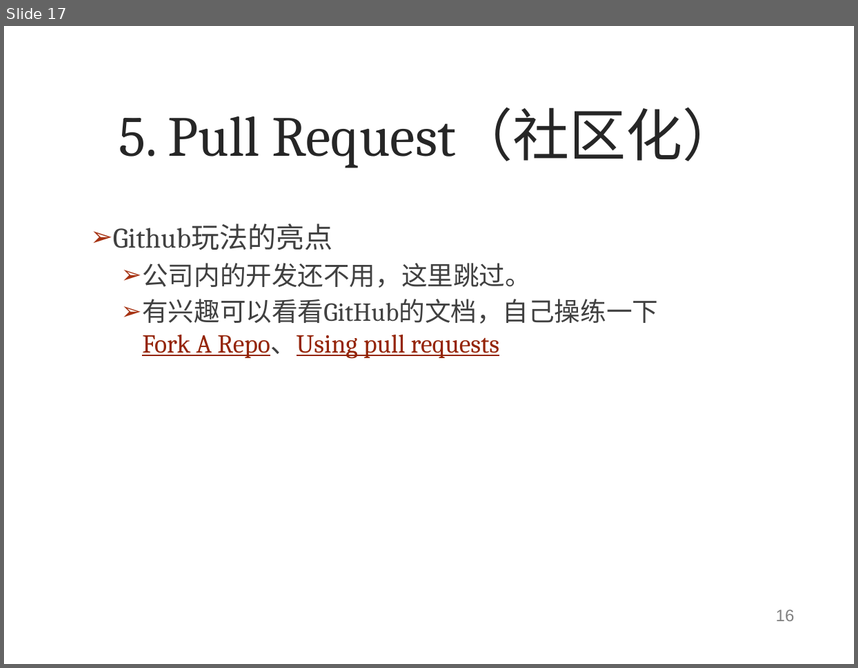
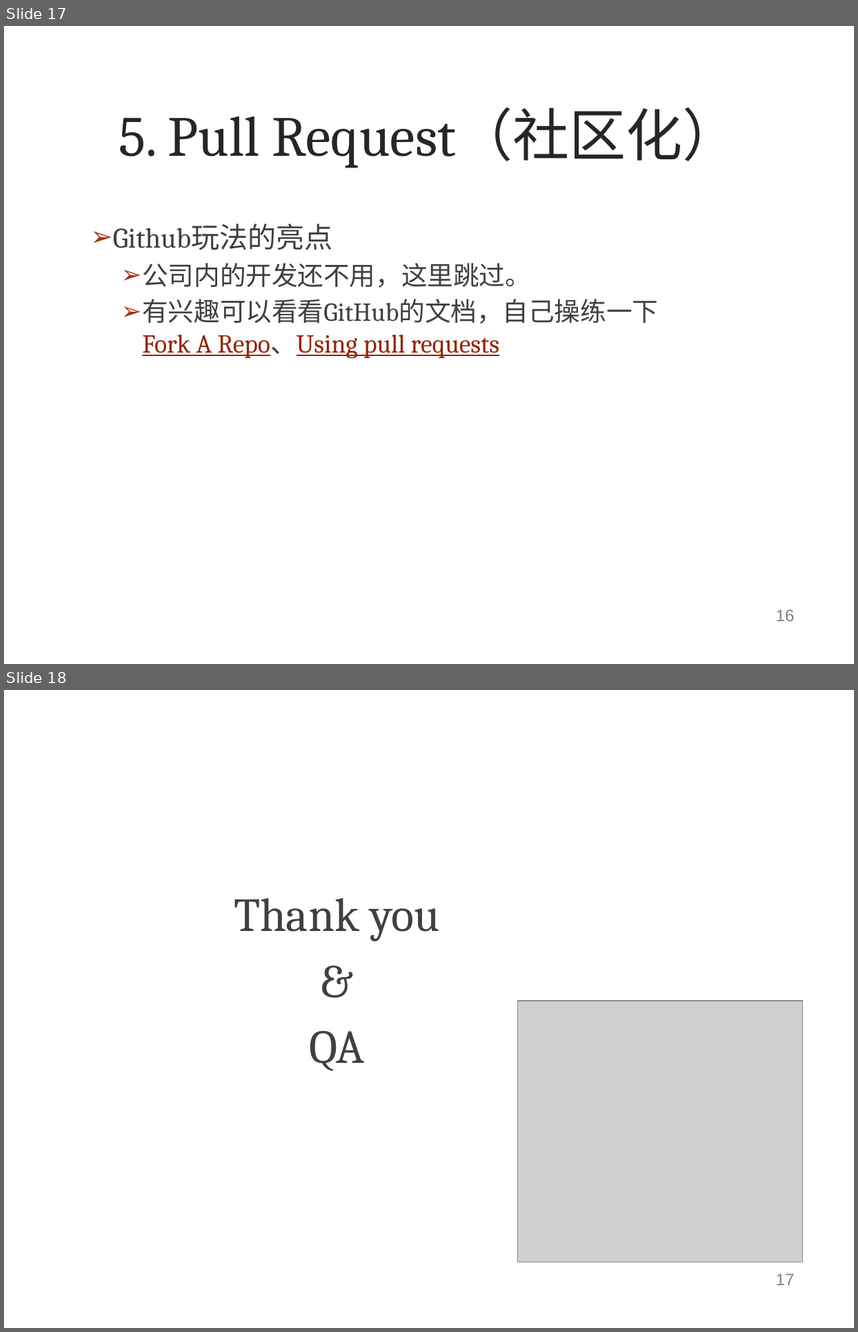
Before and after one commit to oldratlee/software-practice-thoughts, a slide deck: git/git-gitlab-usage.pptx. Shown one above the other, each under a label of ours: slide 17 before the commit, slides 17 and 18 after it. The pictures are 858x668 and 858x1332 pixels, drawn with LibreOffice and Linux fonts; fonts in the diff are those of the drawing; grey boxes stand for pictures; background and template pictures are left out. Boxes give left, top, right and bottom in pixels: in the first picture for what was removed or moved away, otherwise in the second. Text is boxed around its words. In the diff, an @@ line names an element or a change of style, - is before the commit and + after.

```diff
--- a/git/git-gitlab-usage.pptx
+++ b/git/git-gitlab-usage.pptx
@@ slide 18 added at box(4, 690, 854, 1328), background picture (left out) @@
@@ text added at box(234, 898, 440, 1071), 40 pt, text #404040 @@
+Thank you
+&
+QA
@@ picture added at box(517, 1000, 802, 1261) @@
@@ page number added at box(776, 1273, 795, 1285), 14 pt, text #808080 @@
+17
```
Also in this commit, not shown: 1 slide changed, 1 other file.
